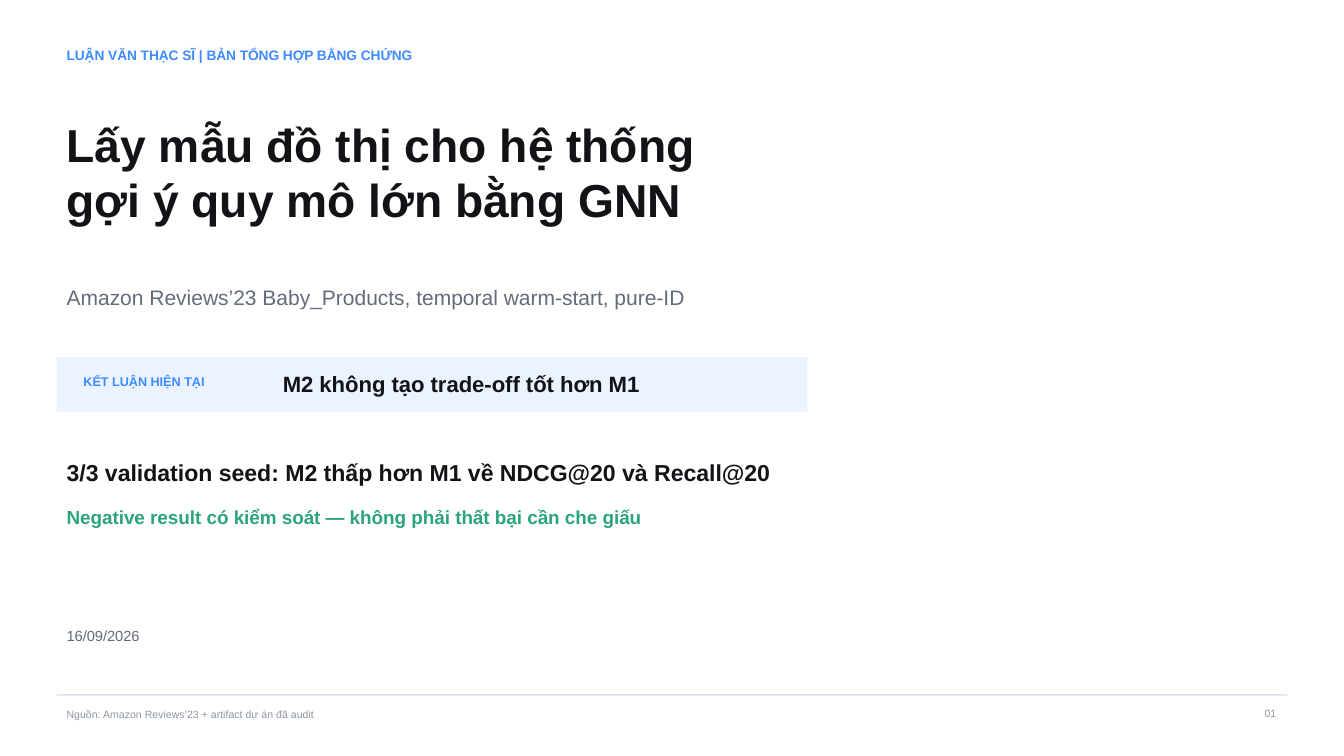
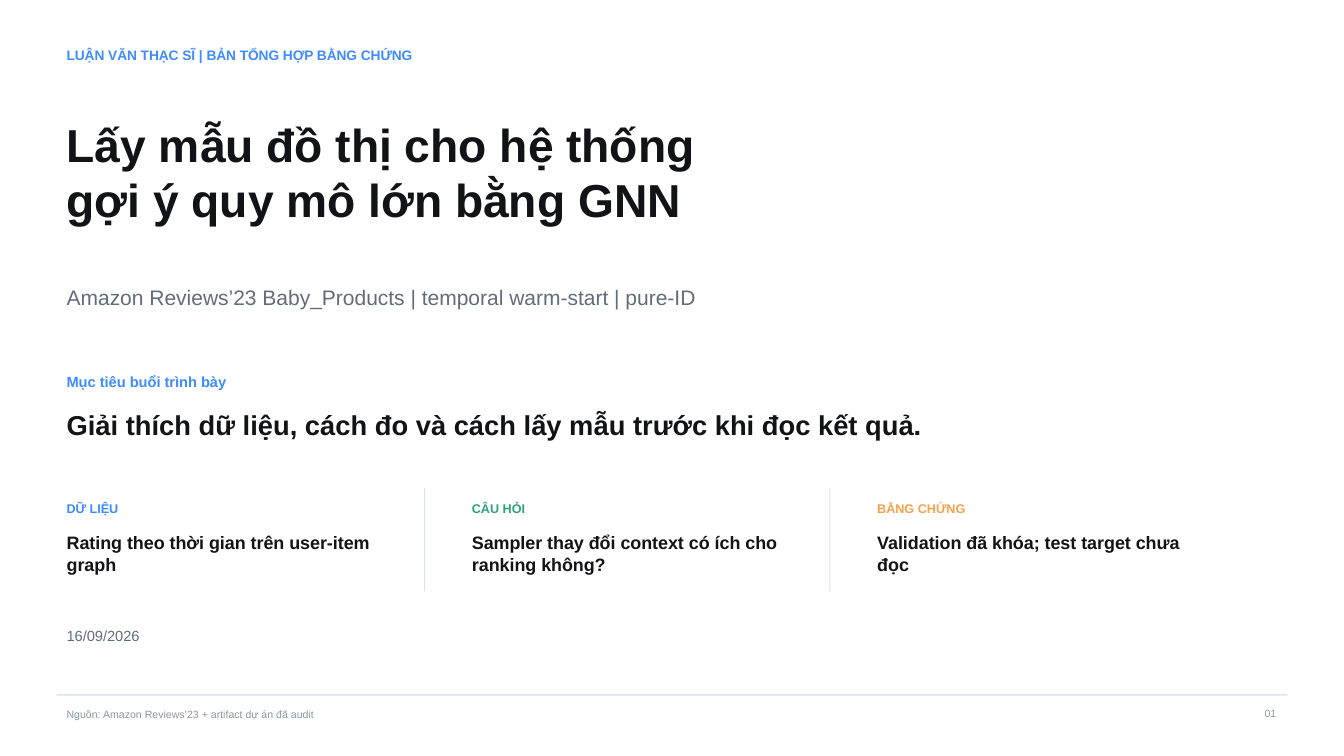
Before and after one commit to vanxuanty95/Ratruong, a slide deck: slide 1 of Do An/05_slides/THESIS_PRESENTATION_vn.pptx. Drawn at 1344x756 pixels with LibreOffice and Linux fonts; fonts in the diff are those of the drawing. Boxes give left, top, right and bottom in pixels: in the first picture for what was removed or moved away, otherwise in the second. Text is boxed around its words. In the diff, an @@ line names an element or a change of style, - is before the commit and + after.

```diff
--- a/Do An/05_slides/THESIS_PRESENTATION_vn.pptx
+++ b/Do An/05_slides/THESIS_PRESENTATION_vn.pptx
@@ text at (67,290,695,309): text changed @@
-Amazon Reviews’23 Baby_Products, temporal warm-start, pure-ID
+Amazon Reviews’23 Baby_Products | temporal warm-start | pure-ID
@@ rectangle removed at (56,357,808,411) @@
@@ text added at (67,375,226,390), 10.5 pt, text #3E8BFF, bold @@
+Mục tiêu buổi trình bày
@@ text removed at (83,376,204,389) @@
-KẾT LUẬN HIỆN TẠI
@@ text removed at (283,375,640,397) @@
-M2 không tạo trade-off tốt hơn M1
@@ text added at (67,414,921,440), 19.5 pt, text #111317, bold @@
+Giải thích dữ liệu, cách đo và cách lấy mẫu trước khi đọc kết quả.
@@ text removed at (67,463,770,486) @@
-3/3 validation seed: M2 thấp hơn M1 về NDCG@20 và Recall@20
@@ text added at (67,503,119,516), 9 pt, text #3E8BFF, bold @@
+DỮ LIỆU
@@ rectangle added at (424,488,425,591), fill #DCE2EA @@
@@ text added at (472,503,525,513), 9 pt, text #2CA47B, bold @@
+CÂU HỎI
@@ rectangle added at (830,488,831,591), fill #DCE2EA @@
@@ text added at (877,503,966,513), 9 pt, text #F4A24C, bold @@
+BẰNG CHỨNG
@@ text removed at (67,510,642,528) @@
-Negative result có kiểm soát — không phải thất bại cần che giấu
@@ text added at (67,536,369,575), 12.8 pt, text #111317, bold @@
+Rating theo thời gian trên user-item graph
@@ text added at (472,536,777,575), 12.8 pt, text #111317, bold @@
+Sampler thay đổi context có ích cho ranking không?
@@ text added at (877,536,1180,575), 12.8 pt, text #111317, bold @@
+Validation đã khóa; test target chưa đọc
```
Also in this commit, not shown: 19 other slides changed, 1 slide added, 1 slide removed, 1 other file.
